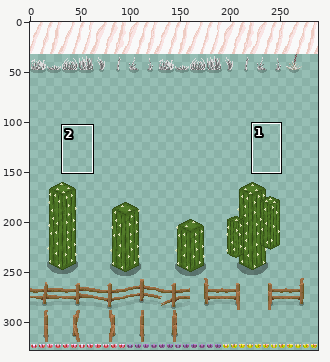
Edited in one commit: sprite sheet (IdleCollector/Content/Textures/atlas.png). Above: a wide view before the commit, with the close-up outlined.
Close-up. Before the edit:
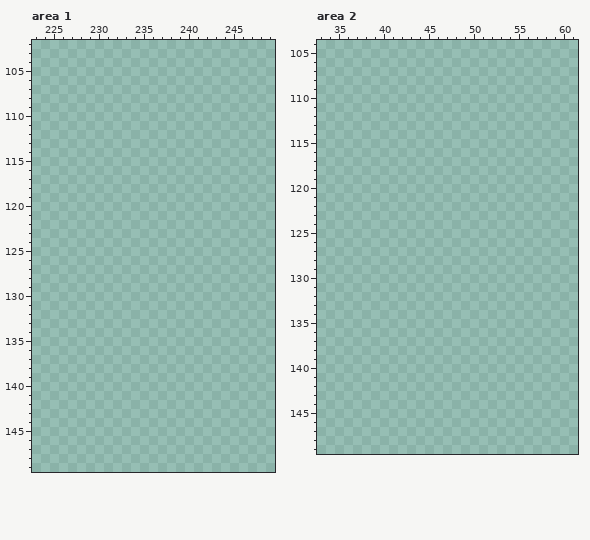
The file is 288x296 pixels. Colours within 5 levels of each other are drawn and written as one. Shown: area 1: x 223..249, y 102..149; area 2: x 33..61, y 104..149. The old version is drawn lined up with the new one. The commit also changed other parts of the picture, which this record leaves out.
Palette (. is transparent): 
After:
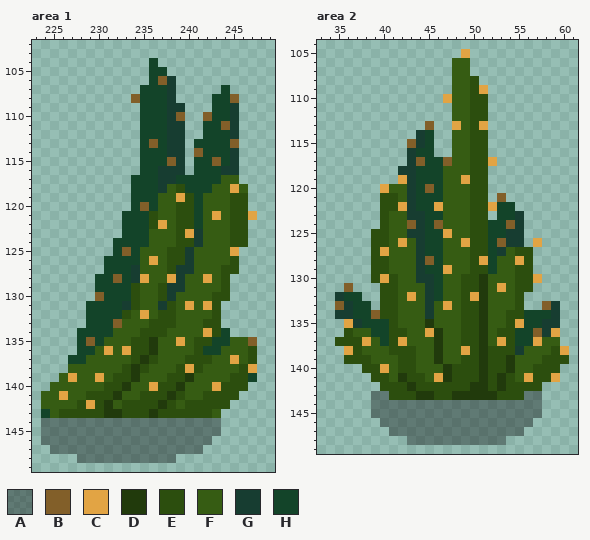
Colours new in this view: A #0000005b  B #825f29  C #e2a444  D #213a0c  E #2c4e0e  F #365c13  G #173d31  H #134429
Changes in this commit:
canvas 288x296 -> 288x328; drawings rearranged on the sheet (the old picture shows each at its new place; 9 dropped ones are not shown)
Changed rows in their new state; - is an unchanged pixel.
Area 1:
first column x 224:
104 ------------H-----------
105 ------------HH----------
106 ------------HBG---------
107 -----------HHHG-----H---
108 ----------BHHHG----HHB--
109 -----------HHHGG---HHG--
110 -----------HHHGB--BHHG--
111 -----------HHHGG--HHBG--
112 -----------HHHGG--HHHG--
113 -----------HBHGG-HHHHB--
114 -----------HHHGG-BHHHG--
115 -----------HHHBG-HHBHG--
116 -----------HHGGG-HHHGG--
117 ----------HHHGGHHHHHFF--
118 ----------HHHGFEHHHFFCF-
119 ----------HHHFFCEHFFFEE-
120 ----------HBHFFEEHFFFEE-
121 ---------HHHEFFEEHFCFEEC
122 ---------HHHECFEEHFFFEE-
123 ---------HHHFFFECGFFFEE-
124 --------HHHHFFFEEGFFFEE-
125 --------HBHFFFEEGFFFFC--
126 -------HHHHFCFEEGFFFFE--
127 -------HHHGFFFEGGFFFEE--
128 ------HHBHGCFFCGFFCFE---
129 ------HHHHEFFEGGFFFFE---
130 ------BHHHEFFEGFFFFEE---
131 -----HHHHGEFFGEFCFCE----
132 -----HHHHEFCFEEFFFFE----
133 -----HHHBFFFEEEFFFEE----
134 ----HHHHFFFEEEFFFFCEH---
135 ----HBHFFFEEDFFCFEEHHFFB
136 ----HHFCFCEEDFFFFEHHFFFE
137 ---HHFFFFFEDEFFFEEEFFCFE
138 ---FFFFFFEDEFFFECEFFFFEC
139 --FCFFCFEEDFFFEEDFFFFEEH
140 -FFFFFFEEDFFCEEDFFFCEEE-
141 FFCFFEEEDFFEEEDEFFEEEE--
142 FFFFECEDFEEEEDEFEEEEE---
143 HFEEEEEDDEEEDEEEEEEF----
144 AAAAAAAAAAAAAAAAAAAA----
145 AAAAAAAAAAAAAAAAAAAA----
146 AAAAAAAAAAAAAAAAAAA-----
147 -AAAAAAAAAAAAAAAAA------
148 ----AAAAAAAAAAA---------
Area 2:
first column x 35:
105 --------------C-----------
106 -------------FF-----------
107 -------------FF-----------
108 -------------FFE----------
109 -------------FFEC---------
110 ------------CFFEE---------
111 -------------FFEE---------
112 -------------FFEE---------
113 ----------B--CFEC---------
114 ---------GH--FFEE---------
115 --------BGH--FFEE---------
116 --------GHH--FFEE---------
117 --------GBHHBFFEEC--------
118 -------GGHHHFFFEE---------
119 -------CGHHHFFCEE---------
120 -----CFFGHBHFFFEE---------
121 -----EEFGHHHFFFEE-B-------
122 -----EECGHHCFFFEECHH------
123 -----EFFGGHHFFFEE-HHG-----
124 -----EFFBGHBFFFEEHHBG-----
125 ----EEFFGGHHCFFEEHHGG-----
126 ----EEFCFGHHFFCEEHBGG-C---
127 ----ECFFFGHHFFFEEHGFEE----
128 ----EEFFFGBHFFFECHFFCE----
129 ----EEFFFGHHCFFEEHFFEE----
130 ----ECEFFGGHFFEEDFFFEEC---
131 -B---EEFFFGHFFEEDFCFEE----
132 GHH--EEFCFGHFFECDFFFE-----
133 BGHH-EEFFFGFCFEEDFFFE--BG-
134 GGHHBEEFFFGFFFEEDFFEEHHHG-
135 -CGHHHEFFFDFFFEEDFFECHHGG-
136 -EFFHHEEFFCDFFEEDFEEHHBGC-
137 EEECFHECFFFDFFEEDFCEHHCFF-
138 -CEFFFEEEFFDFFCEDEEEGFFFEC
139 -EEEFFFEEFFDFFEEDEEDFFFEEE
140 ---EECFEEFFFDEEEDEEDFFEEE-
141 ----EEFDEEFCDEEEDEDEFCEEC-
142 -----EEEDEEEEEEDDEDEEEE---
143 ----AAEEEDDEEDDDDDEEEAA---
144 ----AAAAAAAAAAAAAAAAAAA---
145 ----AAAAAAAAAAAAAAAAAAA---
146 -----AAAAAAAAAAAAAAAAA----
147 ------AAAAAAAAAAAAAAA-----
148 --------AAAAAAAAAAA-------
Changed places in both close-ups, as pixel boxes (x1, y1, x2, y2):
added: (41, 58, 257, 463)
added: (335, 49, 569, 445)
